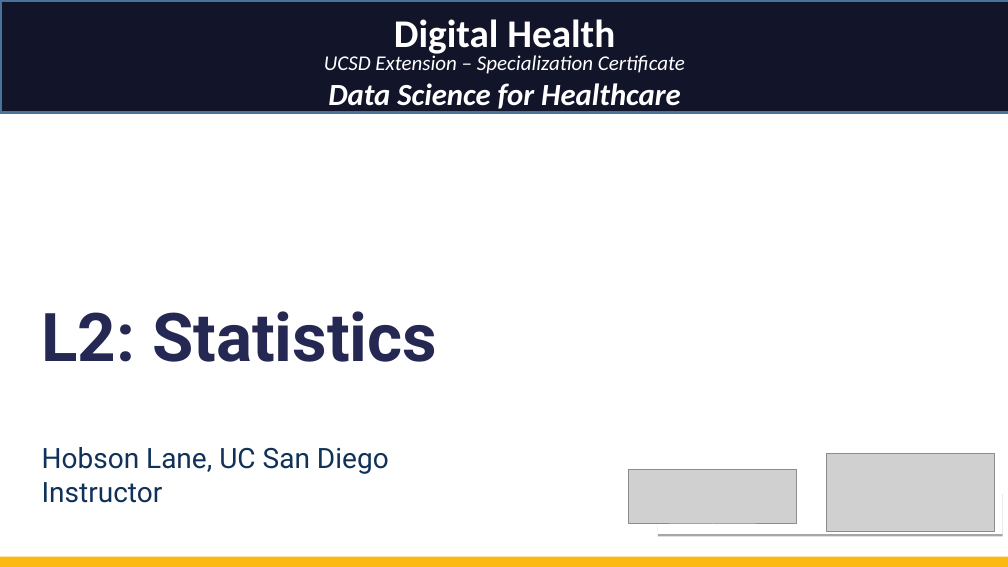
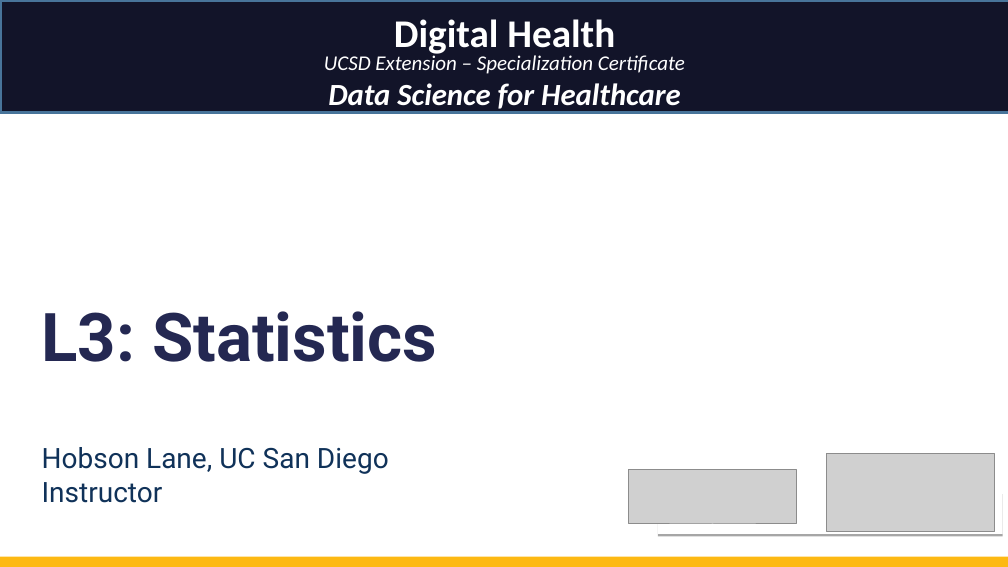
Before and after one commit to totalgood/dsdh, a slide deck: slide 1 of modules/L03/DHDS-L3-statistics.odp. Drawn at 1008x567 pixels with LibreOffice and Linux fonts; fonts in the diff are those of the drawing; grey boxes stand for pictures. Boxes give left, top, right and bottom in pixels: in the first picture for what was removed or moved away, otherwise in the second. Text is boxed around its words. In the diff, an @@ line names an element or a change of style, - is before the commit and + after.

```diff
--- a/modules/L03/DHDS-L3-statistics.odp
+++ b/modules/L03/DHDS-L3-statistics.odp
@@ text at <box>42,311,437,362</box>: text changed @@
-L2: Statistics
+L3: Statistics
```
Also in this commit, not shown: 5 other files.
